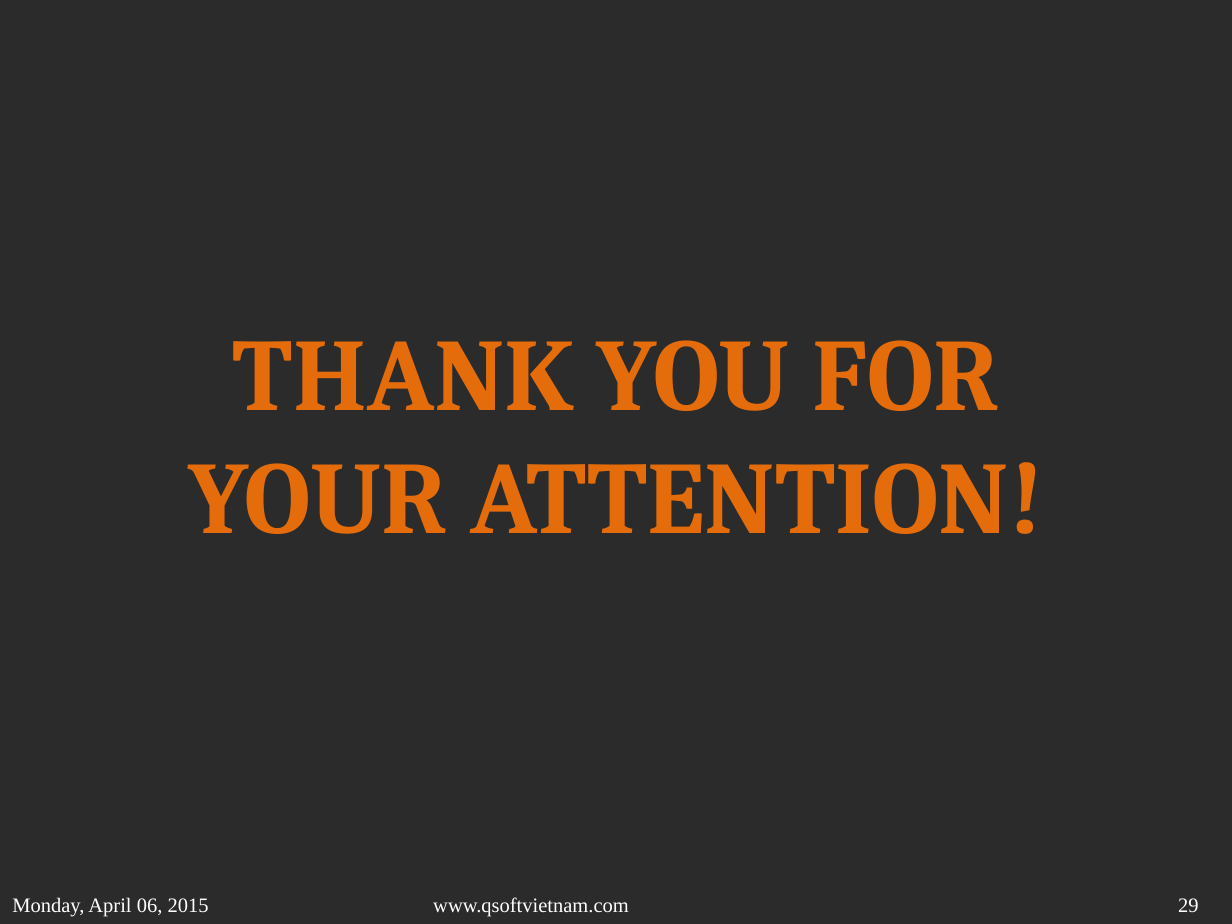
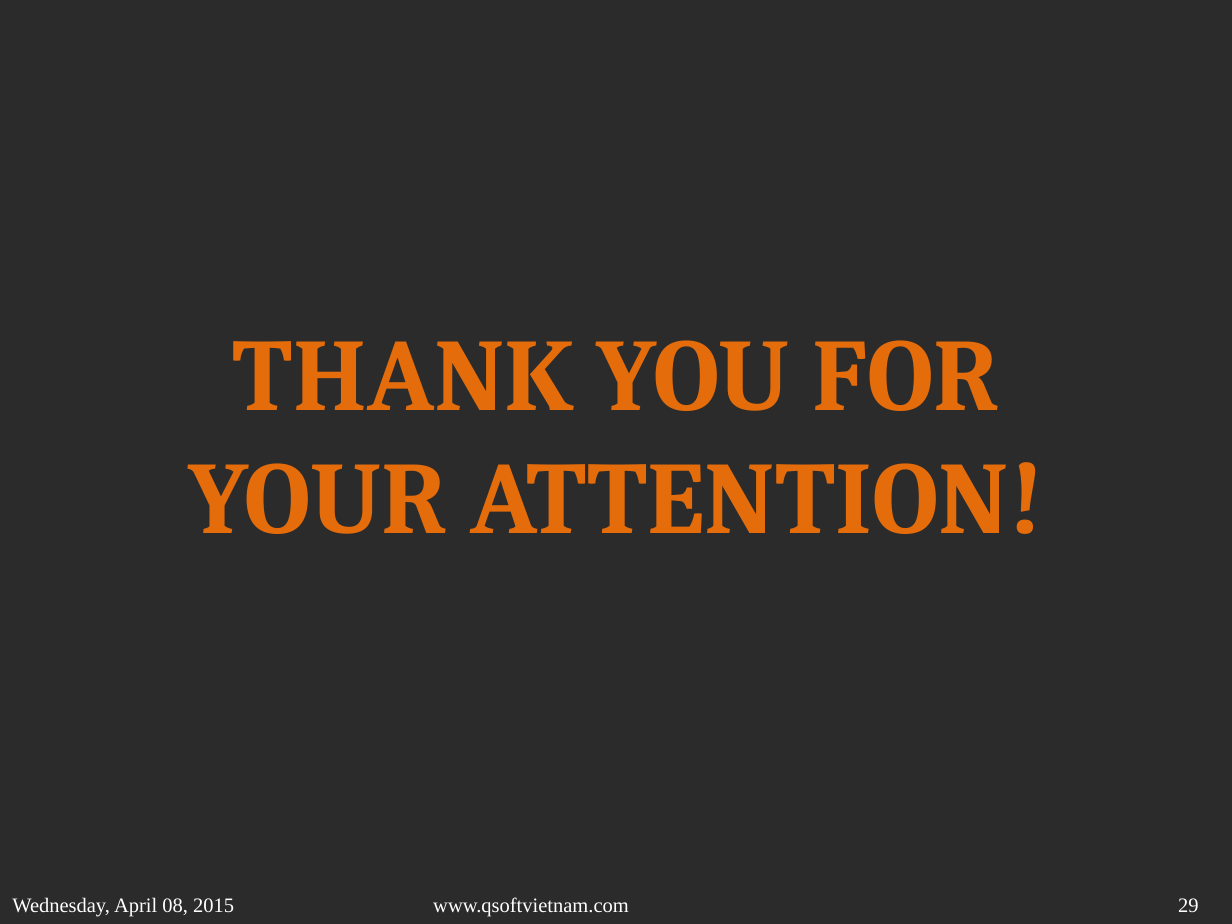
Before and after one commit to sonvq-qsoftvn/htmltraining, a slide deck: slide 29 of QSoftVietnam_SlideTemplate2014- Sonvq.pptx. Drawn at 1232x924 pixels with LibreOffice and Linux fonts; fonts in the diff are those of the drawing; background and template pictures are left out; a plain dark background stands for a picture behind light text. Boxes give left, top, right and bottom in pixels: in the first picture for what was removed or moved away, otherwise in the second. Text is boxed around its words. In the diff, an @@ line names an element or a change of style, - is before the commit and + after.

```diff
--- a/QSoftVietnam_SlideTemplate2014- Sonvq.pptx
+++ b/QSoftVietnam_SlideTemplate2014- Sonvq.pptx
@@ text at (12, 897, 234, 917): text changed @@
-Monday, April 06, 2015
+Wednesday, April 08, 2015
```
Also in this commit, not shown: 28 other slides changed.
